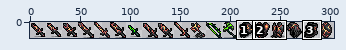
Sprite sheet: Assets/Sprites/Gear/green.png. The first picture is a wide view before the edit; the outline marks the close-up.
Close-up. Before the edit:
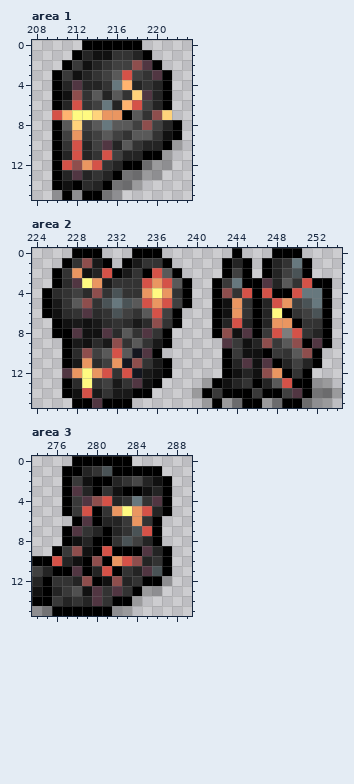
The file is 304x16 pixels. Colours within 5 levels of each other are drawn and written as one. Shown: area 1: x 208..223, y 0..15; area 2: x 224..254, y 0..15; area 3: x 274..289, y 0..15.
The result:
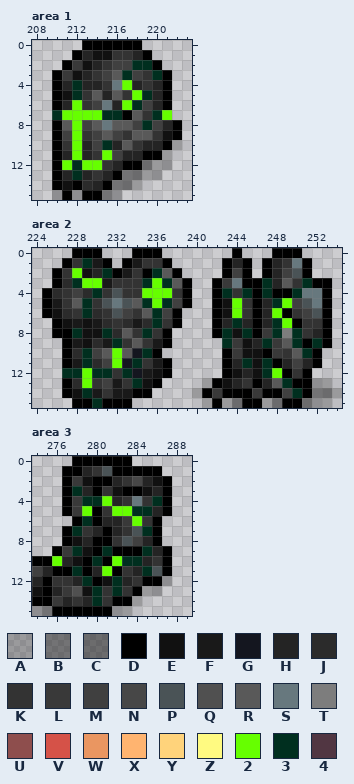
Palette (. is transparent): A #00000040  B #00000070  C #00000079  D #000000  E #111111  F #191919  G #14161f  H #242424  J #2b2b2b  K #333333  L #393939  M #404040  N #474747  P #4a5356  Q #505050  R #595959  S #67787e  T #7d7d7d  U #8e4e4d  V #d55248  W #ea9661  X #ffb470  Y #ffd37b  Z #fffa81  2 #66ff00  3 #002f1f  4 #513642
Changes in this commit:
Area 1:
y 2: x 218..219 U4 -> 33
y 3: x 217 V -> 3; x 220 4 -> 3
y 4: x 212 4 -> 3; x 217 X -> 2
y 5: x 212 U -> 3; x 218..219 Y4 -> 23
y 6: x 212 V -> 2; x 217..218 XV -> 23
y 7: x 210..216 VXZZYWW -> 3222233; x 220..221 UY -> 32
y 8: x 212 Y -> 2; x 219 U -> 3
y 9: x 212 W -> 2
y 10: x 212 V -> 2; x 215 4 -> 3
y 11: x 212 V -> 2; x 215 V -> 2
y 12: x 211..214 VUWV -> 2322
y 13: x 212 4 -> 3
Area 2:
y 1: x 229 U -> 3
y 2: x 228 W -> 2; x 231 V -> 3; x 236 V -> 3
y 3: x 228..230 4ZW -> 322; x 235..237 VWV -> 323; x 247 4 -> 3; x 251 V -> 3
y 4: x 230 U -> 3; x 235..237 WZW -> 222; x 243 U -> 3; x 245 V -> 3; x 247 V -> 3; x 250 V -> 3
y 5: x 229 U -> 3; x 235..237 VWV -> 323; x 244 W -> 2; x 248..249 VW -> 32
y 6: x 229 4 -> 3; x 236 V -> 3; x 244 W -> 2; x 248 Z -> 2
y 7: x 236 U -> 3; x 244 V -> 3; x 248..249 WW -> 32
y 8: x 228 4 -> 3; x 231 4 -> 3; x 235 4 -> 3; x 243 U -> 3; x 245 4 -> 3; x 248 V -> 3; x 250 V -> 3
y 9: x 232 U -> 3; x 243 4 -> 3; x 247 U -> 3; x 250 U -> 3; x 252 4 -> 3
y 10: x 229 U -> 3; x 232 V -> 2; x 235 4 -> 3; x 251 U -> 3
y 11: x 229 W -> 3; x 232 W -> 2; x 234 U -> 3; x 245 4 -> 3; x 247 4 -> 3
y 12: x 227..231 4WZWV -> 33233; x 233 V -> 3; x 247..248 UW -> 32
y 13: x 229 Z -> 2; x 234 4 -> 3; x 249 V -> 3
y 14: x 229 V -> 3; x 250 4 -> 3
y 15: x 230 4 -> 3
Area 3:
y 3: x 278 4 -> 3
y 4: x 279..281 4UV -> 332; x 286 4 -> 3
y 5: x 279 V -> 2; x 282..285 WZWV -> 2233
y 6: x 279 4 -> 3; x 284 W -> 2
y 7: x 278 4 -> 3; x 285 V -> 3
y 9: x 278 U -> 3; x 281 V -> 3; x 285 4 -> 3
y 10: x 276 V -> 2; x 280 U -> 3; x 282..284 WVU -> 233
y 11: x 278 4 -> 3; x 281 V -> 2; x 285 4 -> 3
y 12: x 279 U -> 3; x 282 U -> 3
y 13: x 280 4 -> 3; x 282 4 -> 3
y 14: x 280 4 -> 3
